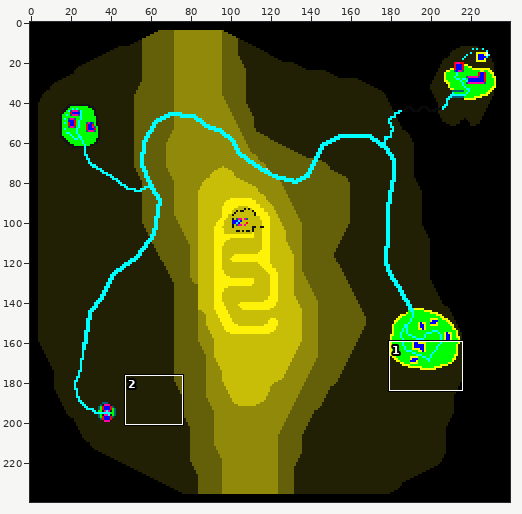
Sprite sheet, stored at img/3dheight.png. Above, an overview of the earlier version with the close-up marked.
Close-up. Before:
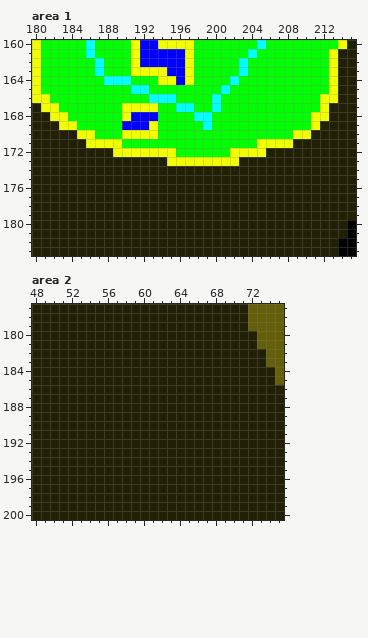
The file is 240x240 pixels. Shown: area 1: x 180..215, y 160..183; area 2: x 48..75, y 177..200.
Once edited:
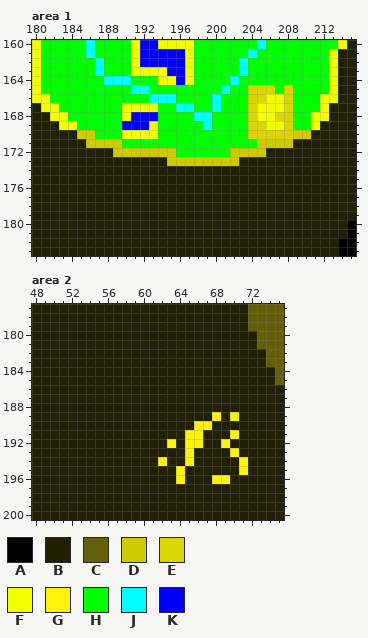
Palette (. is transparent): A #000000  B #212004  C #645f09  D #cecb00  E #dbd500  F #f2ff00  G #fff209  H #00ff00  J #00ffff  K #0000ff
Changes in this commit:
--- area 1
@@ x 180..215 @@
 164 FHHHHHHHJJJHHHFFKFHHHHJHHHHHHHHHHFBB
-165 FHHHHHHHHHHJJHHHHHHHHJHHHHHHHHHHHFBB
-166 FFHHHHHHHHHHHJJJHHHHJHHHHHHHHHHHFFBB
-167 BFFHHHHHHHFFFFHHJJHHJHHHHHHHHHHHFBBB
-168 BBFFHHHHHHFKKKHHHHJJHHHHHHHHHHHFFBBB
-169 BBBFFHHHHHKKKFHHHHHJHHHHHHHHHHHFBBBB
-170 BBBBBFFHHHFFFFHHHHHHHHHHHHHHHFFBBBBB
-171 BBBBBBFFFFHHHHHHHHHHHHHHHFFFFBBBBBBB
-172 BBBBBBBBBFFFFFFFHHHHHHFFFFBBBBBBBBBB
-173 BBBBBBBBBBBBBBBFFFFFFFFBBBBBBBBBBBBB
+165 FHHHHHHHHHHJJHHHHHHHHJHHEEEHEHHHHFBB
+166 FFHHHHHHHHHHHJJJHHHHJHHHEEFFEHHHFFBB
+167 BFFHHHHHHHFFFFHHJJHHJHHHEFFFEHHHFBBB
+168 BBFFHHHHHHFKKKHHHHJJHHHHEFFEEHHFFBBB
+169 BBBFFHHHHHKKKFHHHHHJHHHHEEFFEHHFBBBB
+170 BBBBBDDHHHFFFFHHHHHHHHHHEEEEEDDBBBBB
+171 BBBBBBDDDDHHHHHHHHHHHHHHHDDDDBBBBBBB
+172 BBBBBBBBBDDDDDDDHHHHHHDDDDBBBBBBBBBB
+173 BBBBBBBBBBBBBBBDDDDDDDDBBBBBBBBBBBBB
 174 BBBBBBBBBBBBBBBBBBBBBBBBBBBBBBBBBBBB
--- area 2
@@ x 60..73 @@
 188 BBBBBBBBBBBBBB
-189 BBBBBBBBBBBBBB
-190 BBBBBBBBBBBBBB
-191 BBBBBBBBBBBBBB
-192 BBBBBBBBBBBBBB
-193 BBBBBBBBBBBBBB
-194 BBBBBBBBBBBBBB
-195 BBBBBBBBBBBBBB
-196 BBBBBBBBBBBBBB
+189 BBBBBBBBGBGBBB
+190 BBBBBBGGBBBBBB
+191 BBBBBGGBBBGBBB
+192 BBBGBGGBBGBBBB
+193 BBBBBGBBBBGBBB
+194 BBGBBGBBBBBGBB
+195 BBBBGBBBBBBGBB
+196 BBBBGBBBGGBBBB
 197 BBBBBBBBBBBBBB
